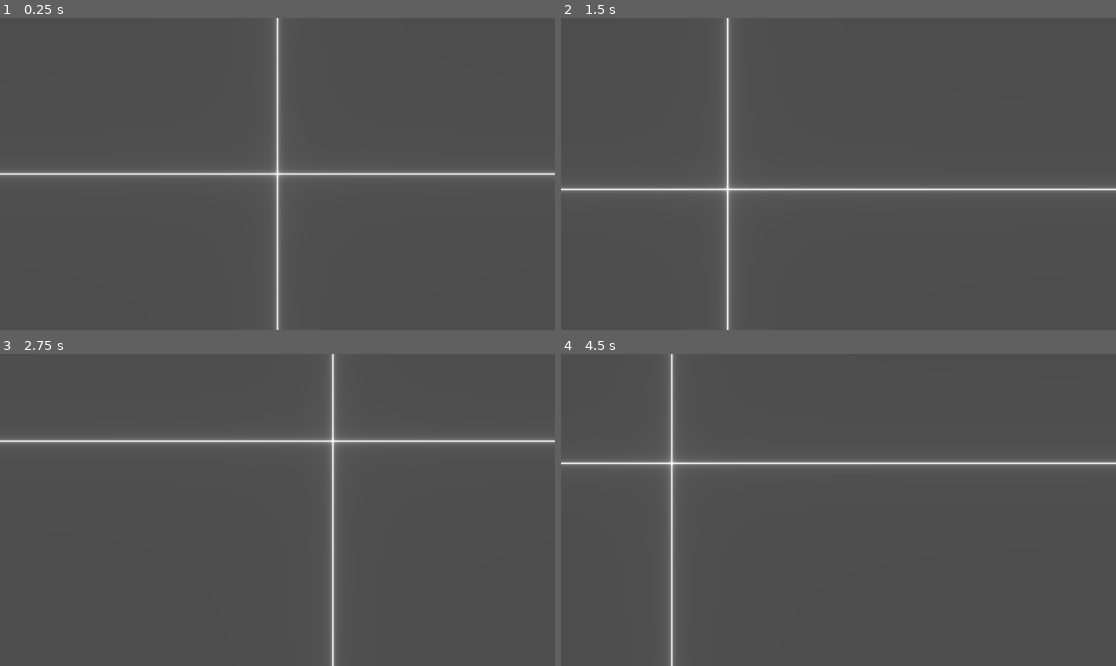
Above: before the commit, frames 1-4 (two rows, left to right).
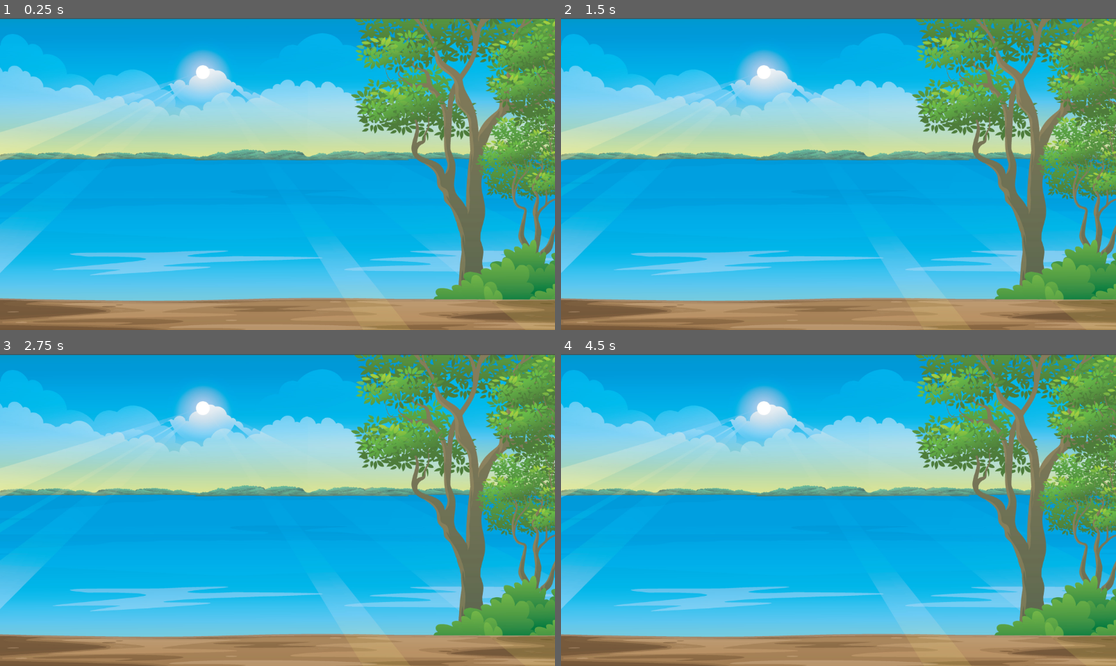
Above: after the commit, the same moments.

Repository: shafayatb/ShaderPlayground
Game: Godot game, scene res://mouse_shader_test.tscn
Two runs of this game, one before a commit and one after it. Both use one fixed random seed, a clock stepped at 60 frames per second and the inputs below. This scene is started directly instead of the project's main scene.
Inputs (mouse positions are in pixels of both pictures, inside the frame that each line leads up to):
- Up to frame 1 (0.25 s): no input
- Up to frame 2 (1.5 s): tap Enter (ui_accept) at 0.5, 0.77, 1.25 s; move the mouse to (960, 158) at 0.52 s; move the mouse to (727, 189) at 1.27 s
- Up to frame 3 (2.75 s): tap Enter (ui_accept) at 1.52, 2 s; move the mouse to (333, 441) at 2.02 s
- Up to frame 4 (4.5 s): tap Enter (ui_accept) at 2.75, 3.02, 3.5, 3.77, 4.25 s; move the mouse to (810, 572) at 2.77 s; move the mouse to (1005, 556) at 3.52 s; move the mouse to (672, 463) at 4.27 s

The runs differ from the first frame. In frame 1, 100% of the frame differs, in the area x 0-100%, y 0-100%; in frame 2, 100%; in frame 3, 100%; in frame 4, 100%.

Commit message:
Gaussian Blur shader

Diff:
--- /dev/null
+++ b/code_shaders/guassian_blur.gdshader
@@ -0,0 +1,10 @@
+shader_type canvas_item;
+
+uniform vec2 target = vec2(0.5);
+uniform float intensity: hint_range(0.0, 100.0, 0.01) ;
+uniform sampler2D screen_texture : hint_screen_texture, repeat_disable, filter_nearest;
+
+void fragment() {
+	COLOR.rgb = textureLod(screen_texture, SCREEN_UV, 6.0 * intensity *
+			(distance(target, UV)/sqrt(2))).rgb;
+}
--- /dev/null
+++ b/code_shaders/guassian_blur_shader.tres
@@ -0,0 +1,8 @@
+[gd_resource type="ShaderMaterial" load_steps=2 format=3 uid="uid://csdrgi5x6ll5r"]
+
+[ext_resource type="Shader" uid="uid://e27dqhoihgk2" path="res://code_shaders/guassian_blur.gdshader" id="1_8lwiu"]
+
+[resource]
+shader = ExtResource("1_8lwiu")
+shader_parameter/target = Vector2(0.5, 0.5)
+shader_parameter/intensity = 100.0
--- a/mouse_shader_test.tscn
+++ b/mouse_shader_test.tscn
@@ -1,7 +1,9 @@
-[gd_scene load_steps=3 format=3 uid="uid://bvker77qhbxl1"]
+[gd_scene load_steps=5 format=3 uid="uid://bvker77qhbxl1"]
 
 [ext_resource type="Script" uid="uid://5pc086ydf6g4" path="res://mouse_shader_test.gd" id="1_j16d8"]
 [ext_resource type="Material" uid="uid://dhof6twpios61" path="res://code_shaders/line_screen_shader.tres" id="2_qca7y"]
+[ext_resource type="Material" uid="uid://csdrgi5x6ll5r" path="res://code_shaders/guassian_blur_shader.tres" id="3_hd1p7"]
+[ext_resource type="Texture2D" uid="uid://bg5rt36j5vsud" path="res://assets/simple_bg.jpg" id="3_qca7y"]
 
 [node name="MouseShaderTest" type="Node2D"]
 script = ExtResource("1_j16d8")
@@ -9,9 +11,23 @@
 [node name="CanvasLayer" type="CanvasLayer" parent="."]
 
 [node name="ColorRect" type="ColorRect" parent="CanvasLayer"]
+visible = false
 material = ExtResource("2_qca7y")
 anchors_preset = 15
 anchor_right = 1.0
 anchor_bottom = 1.0
 grow_horizontal = 2
 grow_vertical = 2
+
+[node name="Blur" type="ColorRect" parent="CanvasLayer"]
+material = ExtResource("3_hd1p7")
+anchors_preset = 15
+anchor_right = 1.0
+anchor_bottom = 1.0
+grow_horizontal = 2
+grow_vertical = 2
+
+[node name="SimpleBg" type="Sprite2D" parent="."]
+position = Vector2(584.25, 333)
+scale = Vector2(0.61224, 0.612963)
+texture = ExtResource("3_qca7y")
Binary file added: assets/simple_bg.jpg
Not shown, added: assets/simple_bg.jpg.import
Not shown, added: code_shaders/guassian_blur.gdshader.uid
